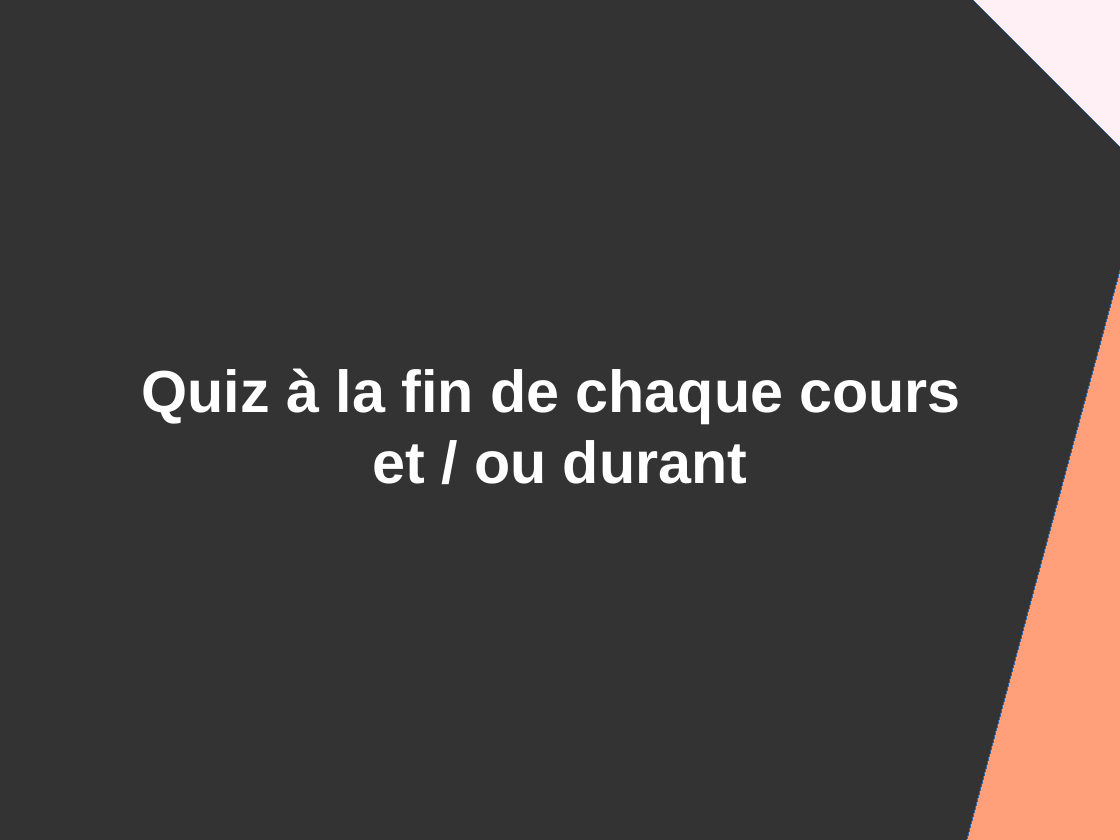
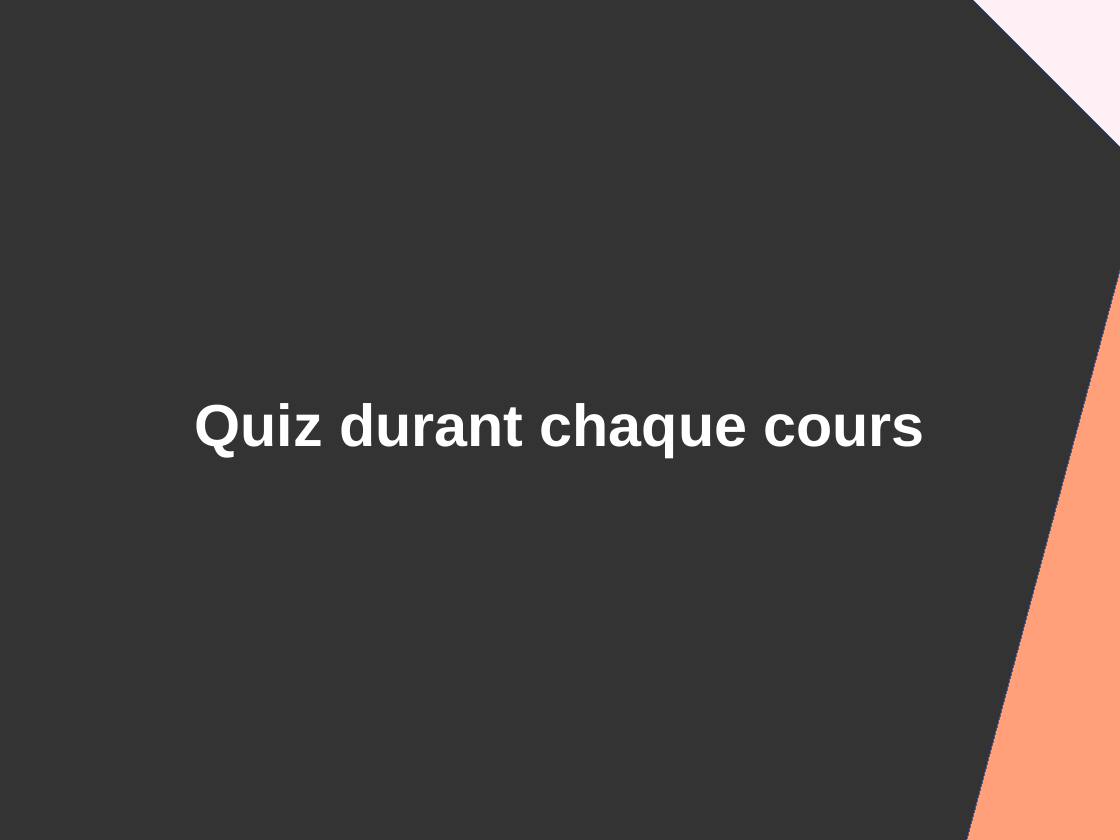
Before and after one commit to DanYellow/presentations, a slide deck: slide 5 of mmi/html/travaux-pratiques/numero-1/presentation.odp. Drawn at 1120x840 pixels with LibreOffice and Linux fonts; fonts in the diff are those of the drawing. Boxes give left, top, right and bottom in pixels: in the first picture for what was removed or moved away, otherwise in the second. Text is boxed around its words. In the diff, an @@ line names an element or a change of style, - is before the commit and + after.

```diff
--- a/mmi/html/travaux-pratiques/numero-1/presentation.odp
+++ b/mmi/html/travaux-pratiques/numero-1/presentation.odp
@@ title at <box>194,403,925,457</box>: text changed @@
-Quiz à la fin de chaque cours
-et / ou durant
+Quiz durant chaque cours
```
Also in this commit, not shown: 3 other slides changed, 2 other files.
